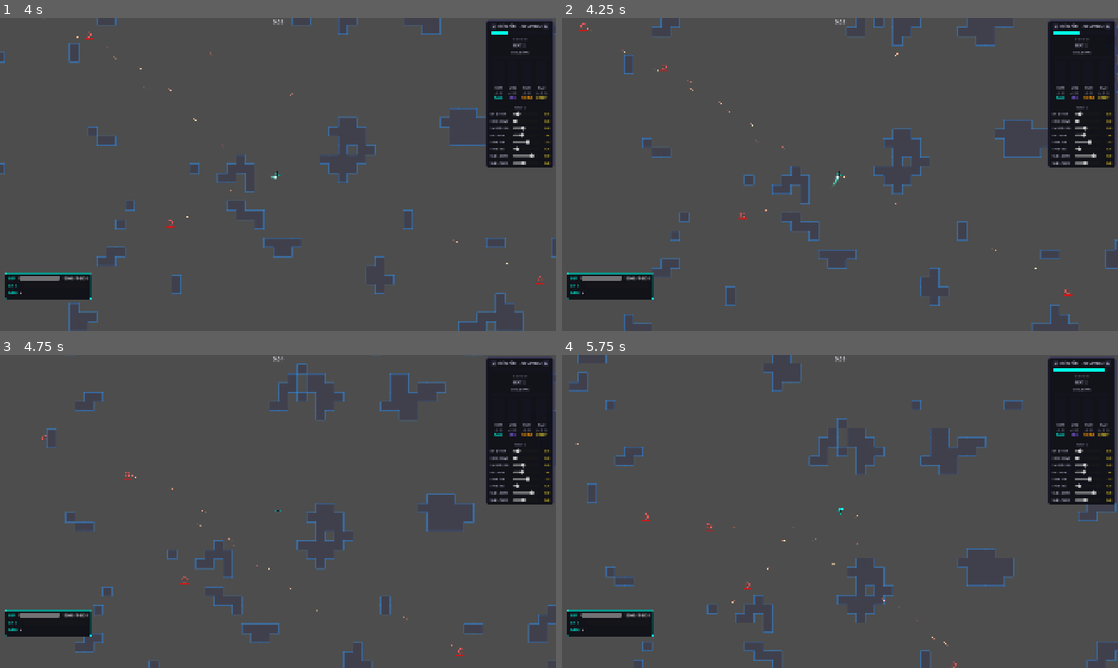
Above: before the commit, frames 1-4 (two rows, left to right).
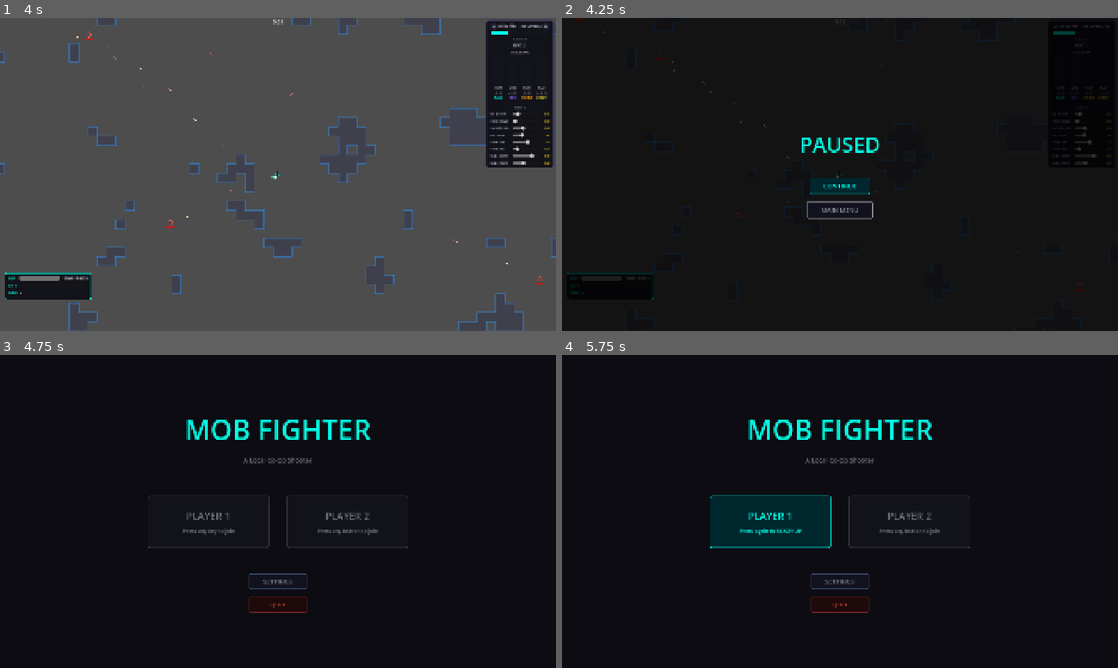
Above: after the commit, the same moments.

Repository: M-E-7/mob-fighter
Game: Godot game, scene res://Levels/MainMenu/MainMenu.tscn
Two runs of this game, one before a commit and one after it. Both use one fixed random seed, a clock stepped at 60 frames per second and the inputs below. Sound files missing from this copy of the repository are replaced by a short silence.
Inputs (mouse positions are in pixels of both pictures, inside the frame that each line leads up to):
- Up to frame 1 (4 s): tap Enter at 0.5 s; move the mouse to (400, 158) at 0.52 s; press the mouse at (400, 158) at 0.53 s; hold Right (ui_right) 0.53-1.25 s; release the mouse at (400, 158) at 1.25 s; drag from (166, 190) to (278, 174) at 1.27 s; move the mouse to (333, 105) at 2.02 s; hold Right (ui_right) 2.03-2.75 s; tap Ctrl at 2.1 s; click (333, 105) at 2.17 s; drag from (250, 237) to (127, 39) at 2.77 s; move the mouse to (444, 221) at 3.52 s; press the mouse at (444, 221) at 3.53 s; hold Left (ui_left) from 3.53 s (still down)
- Up to frame 2 (4.25 s): keep holding Left (ui_left); tap Escape (ui_cancel) at 4.15 s
- Up to frame 3 (4.75 s): release Left (ui_left) at 4.25 s; release the mouse at (444, 558) at 4.25 s; click (278, 545) at 4.25 s, where only the run after the commit has a clickable "MAIN MENU"
- Up to frame 4 (5.75 s): tap Enter at 5 s; drag from (673, 464) to (884, 630) at 5.02 s

Frame 1 is identical in both runs. In frame 2, 94% of the frame differs, in the area x 0-100%, y 0-100%; in frame 3, 94%; in frame 4, 94%.

Commit message:
Added ESC pause menu

Diff:
--- a/Levels/LevelPrototype/basic_level.gd
+++ b/Levels/LevelPrototype/basic_level.gd
@@ -20,6 +20,8 @@
 var _p1_dead: bool = false
 var _p2_dead: bool = false
 var _hud: HUD
+var _pause_menu: PauseMenuUI
+var _game_over_shown: bool = false
 
 
 func _ready() -> void:
@@ -112,7 +114,28 @@
 		_show_game_over()
 
 
+func _unhandled_input(event: InputEvent) -> void:
+	if event.is_action_pressed("ui_cancel") and not _game_over_shown:
+		_pause_game()
+
+
+func _pause_game() -> void:
+	if not is_instance_valid(_pause_menu):
+		_pause_menu = preload("res://UI/PauseMenuUI.tscn").instantiate() as PauseMenuUI
+		add_child(_pause_menu)
+		_pause_menu.resume_requested.connect(_resume_game)
+	_pause_menu.visible = true
+	get_tree().paused = true
+
+
+func _resume_game() -> void:
+	get_tree().paused = false
+	if is_instance_valid(_pause_menu):
+		_pause_menu.visible = false
+
+
 func _show_game_over() -> void:
+	_game_over_shown = true
 	MusicManager.stop()
 	GameConfig.result_kills_p1 = _hud.get_kills(1)
 	GameConfig.result_kills_p2 = _hud.get_kills(2)
--- /dev/null
+++ b/UI/PauseMenuUI.tscn
@@ -0,0 +1,34 @@
+[gd_scene format=3]
+
+[ext_resource type="Script" path="res://UI/pause_menu_ui.gd" id="1_pmui"]
+
+[node name="PauseMenuUI" type="CanvasLayer"]
+script = ExtResource("1_pmui")
+
+[node name="Dim" type="ColorRect" parent="."]
+anchor_right = 1.0
+anchor_bottom = 1.0
+color = Color(0, 0, 0, 0.75)
+mouse_filter = 2
+
+[node name="CenterContainer" type="CenterContainer" parent="Dim"]
+anchor_right = 1.0
+anchor_bottom = 1.0
+
+[node name="VBox" type="VBoxContainer" parent="Dim/CenterContainer"]
+theme_override_constants/separation = 24
+
+[node name="Title" type="Label" parent="Dim/CenterContainer/VBox"]
+text = "PAUSED"
+horizontal_alignment = 1
+
+[node name="Spacer" type="Control" parent="Dim/CenterContainer/VBox"]
+custom_minimum_size = Vector2(0, 16)
+
+[node name="ContinueButton" type="Button" parent="Dim/CenterContainer/VBox"]
+custom_minimum_size = Vector2(200, 52)
+text = "CONTINUE"
+
+[node name="MenuButton" type="Button" parent="Dim/CenterContainer/VBox"]
+custom_minimum_size = Vector2(200, 52)
+text = "MAIN MENU"
--- a/UI/hud.gd
+++ b/UI/hud.gd
@@ -51,7 +51,7 @@
 
 func _ready() -> void:
 	layer = 10
-	process_mode = Node.PROCESS_MODE_ALWAYS
+	process_mode = Node.PROCESS_MODE_PAUSABLE
 
 	_p1 = _build_panel(_COLOR_P1)
 	add_child(_p1.panel)
--- /dev/null
+++ b/UI/pause_menu_ui.gd
@@ -0,0 +1,73 @@
+extends CanvasLayer
+class_name PauseMenuUI
+
+const _MAIN_MENU_SCENE := "res://Levels/MainMenu/MainMenu.tscn"
+const _COLOR_ACCENT := Color(0.0, 1.0, 0.9)
+const _COLOR_DIM := Color(0.55, 0.55, 0.6)
+const _COLOR_BG := Color(0.05, 0.05, 0.08, 0.95)
+
+signal resume_requested
+
+@onready var _continue_button: Button = $Dim/CenterContainer/VBox/ContinueButton
+@onready var _menu_button: Button = $Dim/CenterContainer/VBox/MenuButton
+
+
+func _ready() -> void:
+	layer = 15
+	process_mode = Node.PROCESS_MODE_ALWAYS
+	_continue_button.pressed.connect(func() -> void: resume_requested.emit())
+	_menu_button.pressed.connect(func() -> void:
+		get_tree().paused = false
+		MusicManager.stop()
+		get_tree().change_scene_to_file(_MAIN_MENU_SCENE))
+	_apply_style()
+
+
+func _input(event: InputEvent) -> void:
+	if not visible:
+		return
+	if event.is_action_pressed("ui_cancel"):
+		get_viewport().set_input_as_handled()
+		resume_requested.emit()
+
+
+func _apply_style() -> void:
+	var title: Label = $Dim/CenterContainer/VBox/Title
+	title.add_theme_font_size_override("font_size", 72)
+	title.modulate = _COLOR_ACCENT
+
+	var panel_style := StyleBoxFlat.new()
+	panel_style.bg_color = _COLOR_BG
+	panel_style.border_color = Color(0.35, 0.35, 0.5)
+	panel_style.set_border_width_all(2)
+	panel_style.set_corner_radius_all(8)
+	panel_style.content_margin_left = 40.0
+	panel_style.content_margin_right = 40.0
+	panel_style.content_margin_top = 24.0
+	panel_style.content_margin_bottom = 24.0
+
+	_style_button(_continue_button, _COLOR_ACCENT, Color(0.0, 0.15, 0.18))
+	_style_button(_menu_button, _COLOR_DIM, Color(0.07, 0.07, 0.12))
+
+
+func _style_button(btn: Button, border: Color, bg: Color) -> void:
+	var normal := StyleBoxFlat.new()
+	normal.bg_color = bg
+	normal.border_color = border
+	normal.set_border_width_all(2)
+	normal.set_corner_radius_all(4)
+	normal.content_margin_left = 48.0
+	normal.content_margin_right = 48.0
+	normal.content_margin_top = 14.0
+	normal.content_margin_bottom = 14.0
+	btn.add_theme_stylebox_override("normal", normal)
+
+	var hover := normal.duplicate() as StyleBoxFlat
+	hover.bg_color = bg.lightened(0.1)
+	hover.border_color = border.lightened(0.2)
+	btn.add_theme_stylebox_override("hover", hover)
+
+	btn.add_theme_color_override("font_color", border)
+	btn.add_theme_color_override("font_hover_color", border.lightened(0.25))
+	btn.add_theme_font_size_override("font_size", 22)
+	btn.size_flags_horizontal = Control.SIZE_SHRINK_CENTER
Not shown, added: UI/pause_menu_ui.gd.uid
Not shown, changed: CLAUDE.md
